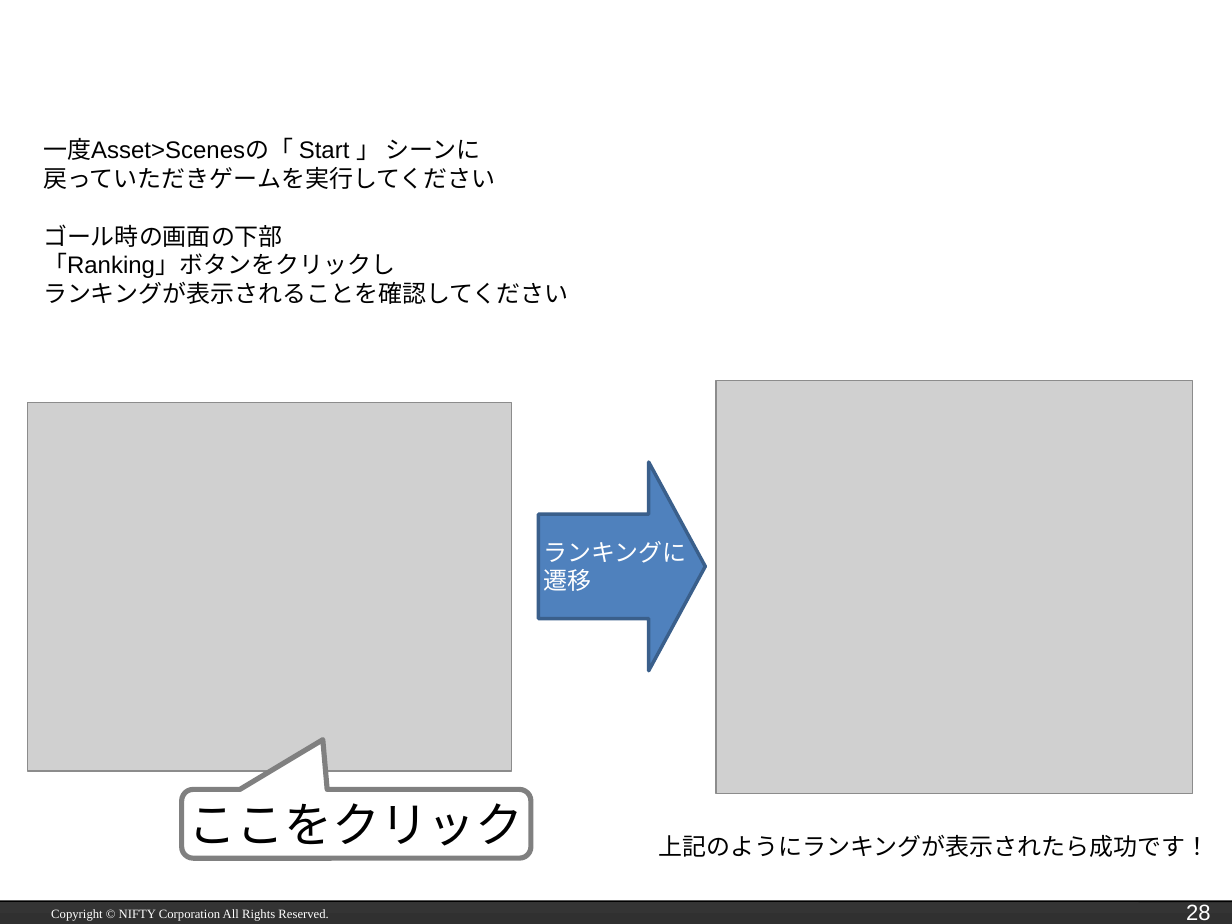
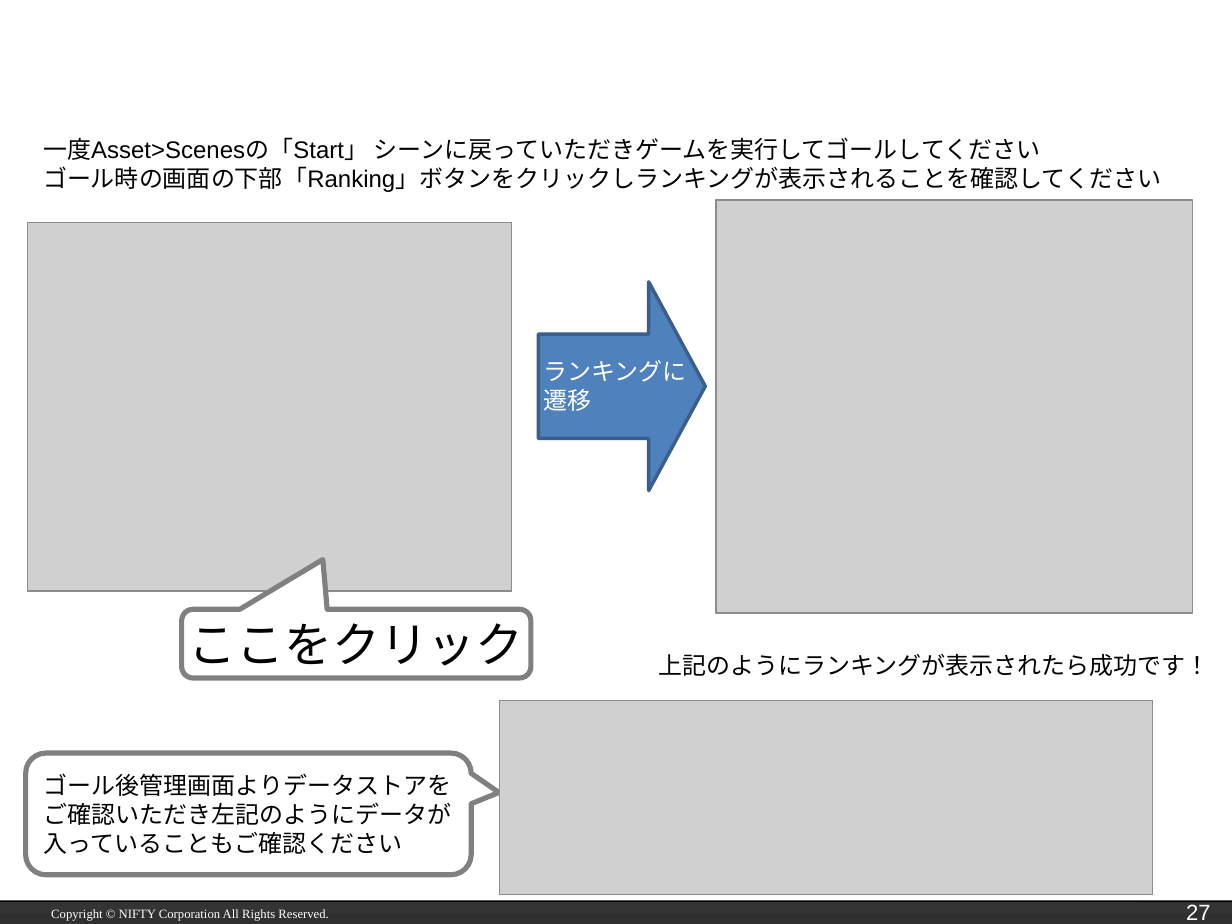
Before and after one commit to hounenhounen/test_hacoscon, a slide deck: slide 27 of NCMB_BitSummit_hacosco.pptx (slide 28 before the commit). Drawn at 1232x924 pixels with LibreOffice and Linux fonts; fonts in the diff are those of the drawing; grey boxes stand for pictures; background and template pictures are left out. Boxes give left, top, right and bottom in pixels: in the first picture for what was removed or moved away, otherwise in the second. Text is boxed around its words. In the diff, an @@ line names an element or a change of style, - is before the commit and + after.

```diff
--- a/NCMB_BitSummit_hacosco.pptx
+++ b/NCMB_BitSummit_hacosco.pptx
@@ text at bbox=[43, 137, 1161, 192]: text changed @@
-一度Asset>Scenesの「 Start 」 シーンに
-戻っていただきゲームを実行してください
-ゴール時の画面の下部
-「Ranking」ボタンをクリックし
-ランキングが表示されることを確認してください
+一度Asset>Scenesの「Start」 シーンに戻っていただきゲームを実行してゴールしてください
+ゴール時の画面の下部「Ranking」ボタンをクリックしランキングが表示されることを確認してください
@@ 2 pictures, 2 texts, 1 rounded speech box, 1 down arrow: place and size @@
-2 pictures, 2 texts, 1 rounded speech box, 1 down arrow at bbox=[27, 381, 1210, 859]
+2 pictures, 2 texts, 1 rounded speech box, 1 down arrow at bbox=[27, 200, 1210, 679]
@@ picture added at bbox=[500, 701, 1153, 896] @@
@@ rounded speech box added at bbox=[26, 753, 472, 875], fill #FFFFFF, outline #808080 3 pt, 14 pt, text #000000 @@
+ゴール後管理画面よりデータストアを
+ご確認いただき左記のようにデータが
+入っていることもご確認ください
@@ page number at bbox=[1186, 904, 1210, 920]: text changed @@
-28
+27
```
Also in this commit, not shown: 6 other slides changed, 2 slides added, 1 slide removed, 56 other files.
